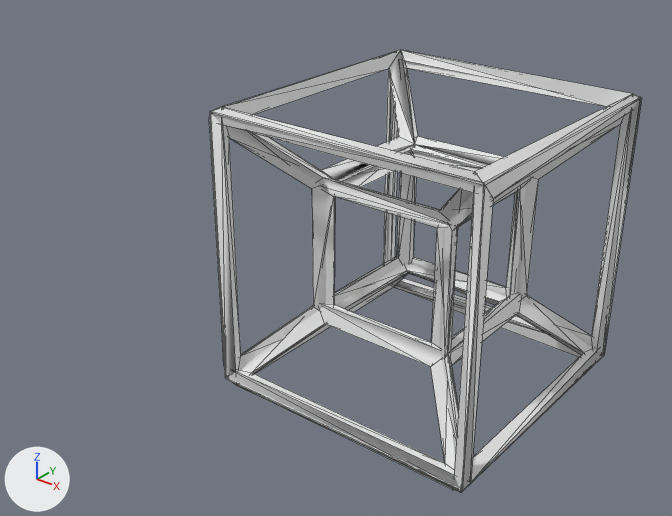
Renders of the OBJ model res/models/lab/slime_cast.obj from each side of a commit.
One viewpoint serves both versions: a 50 mm lens placed at (2.26, -4.07, 3.79), pointed at (-1.77, 0.97, 0.67). Lighting does not change. The marker at lower left points along +X, +Y and +Z. Mesh edges are drawn as thin lines. Where no turn or scale is listed for an object, it has been applied to the vertices.
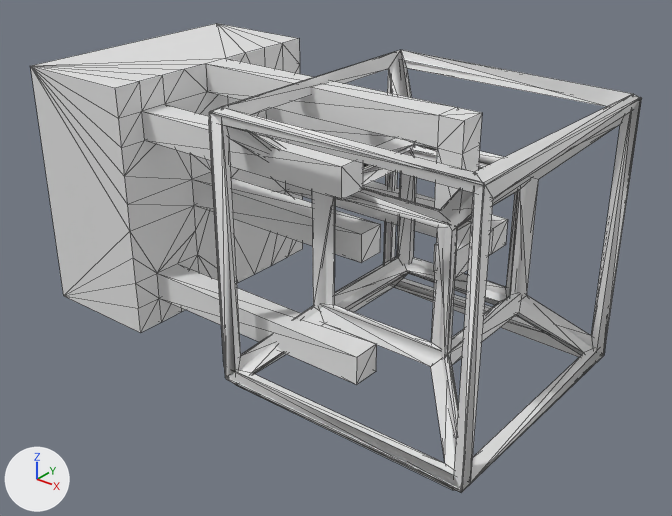
Commit message: Decorated slime casts

Changed parts and their boxes (x1, y1, x2, y2) in the pictures (672 x 516 px):
'Cube.001', reshaped (41% wider, 6% taller): before (209, 50, 642, 493); after (30, 23, 642, 493)
part 1 of me_cube_001, added: after (30, 23, 508, 385)

The change in detail:
me_cube_001 is used by ob_cube_001; location (0.0, 0.0, 0.0).
me_cube_001 had 208 vertices, 624 faces and spanned x -2.06..0.06, y -0.03..2.06, z -0.06..2.06.
me_cube_001 now has 316 vertices, 836 faces and spans x -4.0..0.06, y -0.03..2.06, z -0.06..2.06.
me_cube_001 part 1: a new loose piece of 108 vertices spanning x -4.0..-0.67, y 0.0..2.0, z 0.0..2.0.
